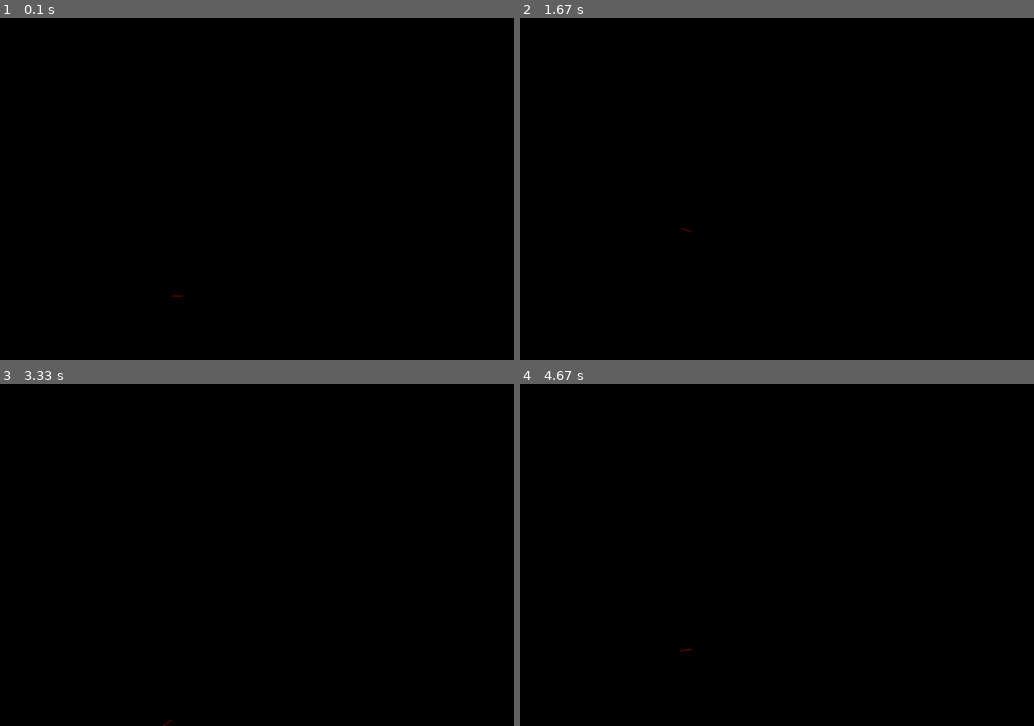
Above: before the commit, frames 1-4 (two rows, left to right).
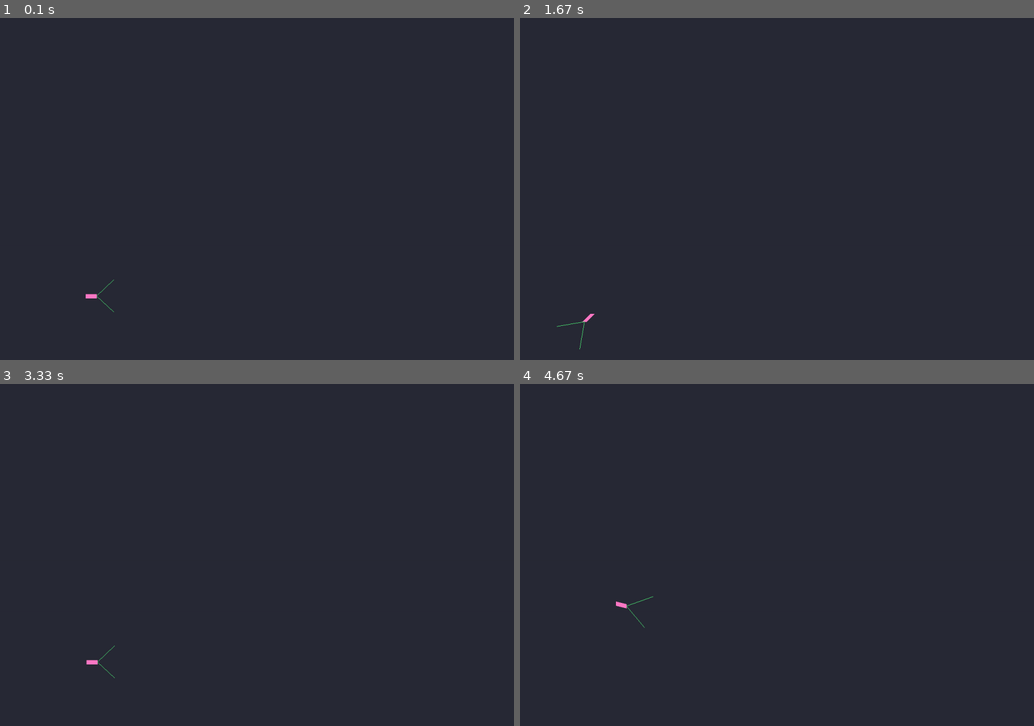
Above: after the commit, the same moments.

Repository: Edwardhk/pygame_car
Game: pygame game, started from main.py
The game is run twice, just before and just after one commit, with the same random seed, the same clock (stepped at 60 frames per second) and the same inputs.
Inputs:
- Up to frame 1 (0.1 s): no input
- Up to frame 2 (1.67 s): hold R 0.33-0.8 s; hold Right 0.33-0.8 s; hold Right 0.83-1.3 s; hold Up 1.33-1.63 s
- Up to frame 3 (3.33 s): hold Right 1.67-2.13 s; hold Left 2.17-2.7 s; hold R 2.73-3.03 s; hold Down 2.73-3.03 s; hold Down from 3.07 s (still down)
- Up to frame 4 (4.67 s): release Down at 3.37 s; hold Left 3.4-3.8 s; hold Up 3.83-4.2 s; hold Right from 4.23 s (still down)

The runs differ from the first frame. In frame 1, 100% of the frame differs, in the area x 0-100%, y 0-100%; in frame 2, 100%; in frame 3, 100%; in frame 4, 100%.

Commit message:
[INIT] Added basic rotation and reset for car

Diff:
--- a/main.py
+++ b/main.py
@@ -2,46 +2,44 @@
 import math
 import numpy as np
 
-RED = (255, 0, 0)
-ANGLE = np.radians(10)
+# Display & color
+BG = (40, 42, 54)
+FG = (248, 248, 242)
+PINK = (255, 121, 198)
+GREEN = (80, 250, 123)
 SCREEN_RESOLUTION = (1200, 800)
+
+# Car config
+MAX_SPEED = 30
+ROTATE_ANGLE = 15
+INIT_POSITION = (200, 650)
+
 
 class Car:
     def __init__(self):
+        self.speed = 1
         self.angle = 0
         self.height = 50
         self.width = 30
-        self.off = pygame.math.Vector2(400, 650)
+        self.off = pygame.math.Vector2(INIT_POSITION)
         self.pos = pygame.math.Vector2(self.height / 2, 0)
 
     def move(self, keys):
-        dx = 0
-        dy = 0
         if keys[pygame.K_LEFT]:
-            self.rotate('L')
+            self.pos.rotate_ip(-ROTATE_ANGLE)
         elif keys[pygame.K_RIGHT]:
-            self.rotate('R')
-        dy += -5 * keys[pygame.K_UP]
-        dy += 5 * keys[pygame.K_DOWN]
-        self.off[0] += dx
-        self.off[1] += dy
+            self.pos.rotate_ip(ROTATE_ANGLE)
+        if keys[pygame.K_UP]:
+            self.speed = MAX_SPEED if self.speed + 3 > MAX_SPEED else self.speed + 2
+        elif keys[pygame.K_DOWN]:
+            self.speed = 0 if self.speed <= 10 else self.speed - 10
 
-    def rotate(self, dir):
-        if dir == 'L':
-            self.angle += np.degrees(ANGLE)
-            if self.angle >= 360:
-                self.angle %= 360
-            rx = np.cos(ANGLE) * self.pos[0] + np.sin(ANGLE) * self.pos[1]
-            ry = - np.sin(ANGLE) * self.pos[0] + np.cos(ANGLE) * self.pos[1]
-        elif dir == 'R':
-            self.angle -= np.degrees(ANGLE)
-            if self.angle < 0:
-                self.angle += 360
-            rx = np.cos(ANGLE) * self.pos[0] - np.sin(ANGLE) * self.pos[1]
-            ry = np.sin(ANGLE) * self.pos[0] + np.cos(ANGLE) * self.pos[1]
-
-        self.pos = pygame.math.Vector2(rx, ry)
-        print(self.angle)
+        # Reset
+        if keys[pygame.K_r]:
+            self.speed = 1
+            self.angle = 0
+            self.off = pygame.math.Vector2(INIT_POSITION)
+            self.pos = pygame.math.Vector2(self.height / 2, 0)
 
 
 class GameWorld:
@@ -50,9 +48,18 @@
         self.car_arr = []
 
     def render(self):
-        self.win.fill((0, 0, 0))
+        self.win.fill(BG)
         for car in self.car_arr:
-            pygame.draw.line(self.win, RED, car.off, car.off + car.pos)
+            print(f"Current speed: {car.speed}")
+            car.speed += 0.01
+            car_head = car.off + car.pos
+            pygame.draw.line(self.win, PINK, car.off, car_head, 10)
+            car.off += car.pos.normalize() * car.speed
+            pygame.draw.line(self.win, GREEN, car_head,
+                             car.off + car.pos.rotate(30) * 3, 1)
+            pygame.draw.line(self.win, GREEN, car_head,
+                             car.off + car.pos.rotate(-30) * 3, 1)
+            # pygame.draw.circle(self.win, GREEN, (int(dest[0]), int(dest[1])), 4)
             pygame.display.update()
 
 
@@ -69,7 +76,7 @@
                 pygame.quit()
 
         # Main flow
-        pygame.time.delay(10)
+        pygame.time.delay(50)
         keys = pygame.key.get_pressed()  # should return tuple of all keys pressed boolean
         if sum(keys) != 0:
             car0.move(keys)
